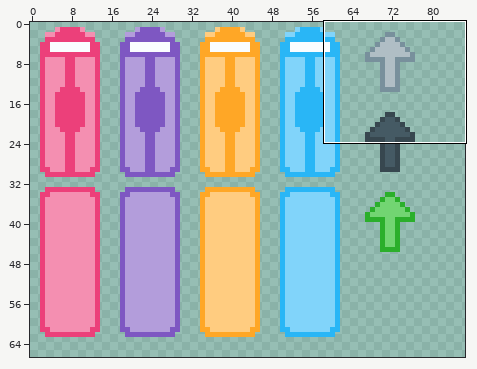
File history of a pixel-art file, src/examples/LD47/Art/train1.aseprite. Above, an overview of the earlier version with the close-up marked.
Close-up. Old version:
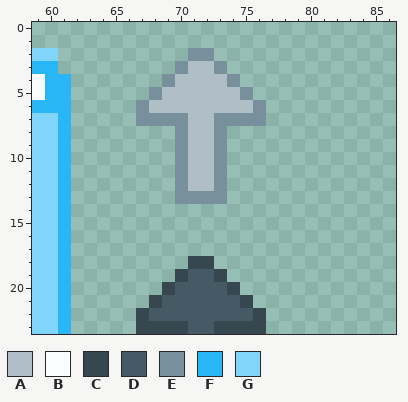
300x300 pixels, 1 frame. Shown: x 59..86, y 0..23. The wide view leaves out empty margins.
Palette (. is transparent): A #b0bec5  B #fafdff  C #37474f  D #455a64  E #78909c  F #29b6f6  G #81d4fa
And afterwards:
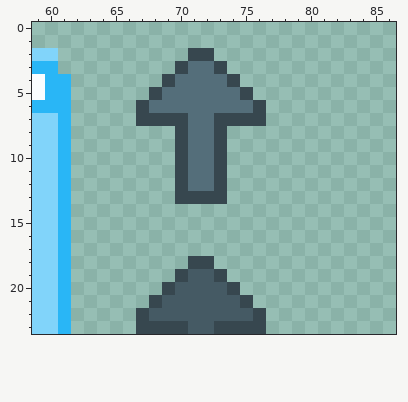
Difference:
colour A: #b0bec5 -> #546e7a
Layer "Layer 1":
y 2: x 71..72 EE -> CC
y 3: x 70 E -> C; x 73 E -> C
y 4: x 69 E -> C; x 74 E -> C
y 5: x 68 E -> C; x 75 E -> C
y 6: x 67 E -> C; x 76 E -> C
y 7: x 67..70 EEEE -> CCCC; x 73..76 EEEE -> CCCC
y 8..12: x 70 E -> C; x 73 E -> C
y 13: x 70..73 EEEE -> CCCC
